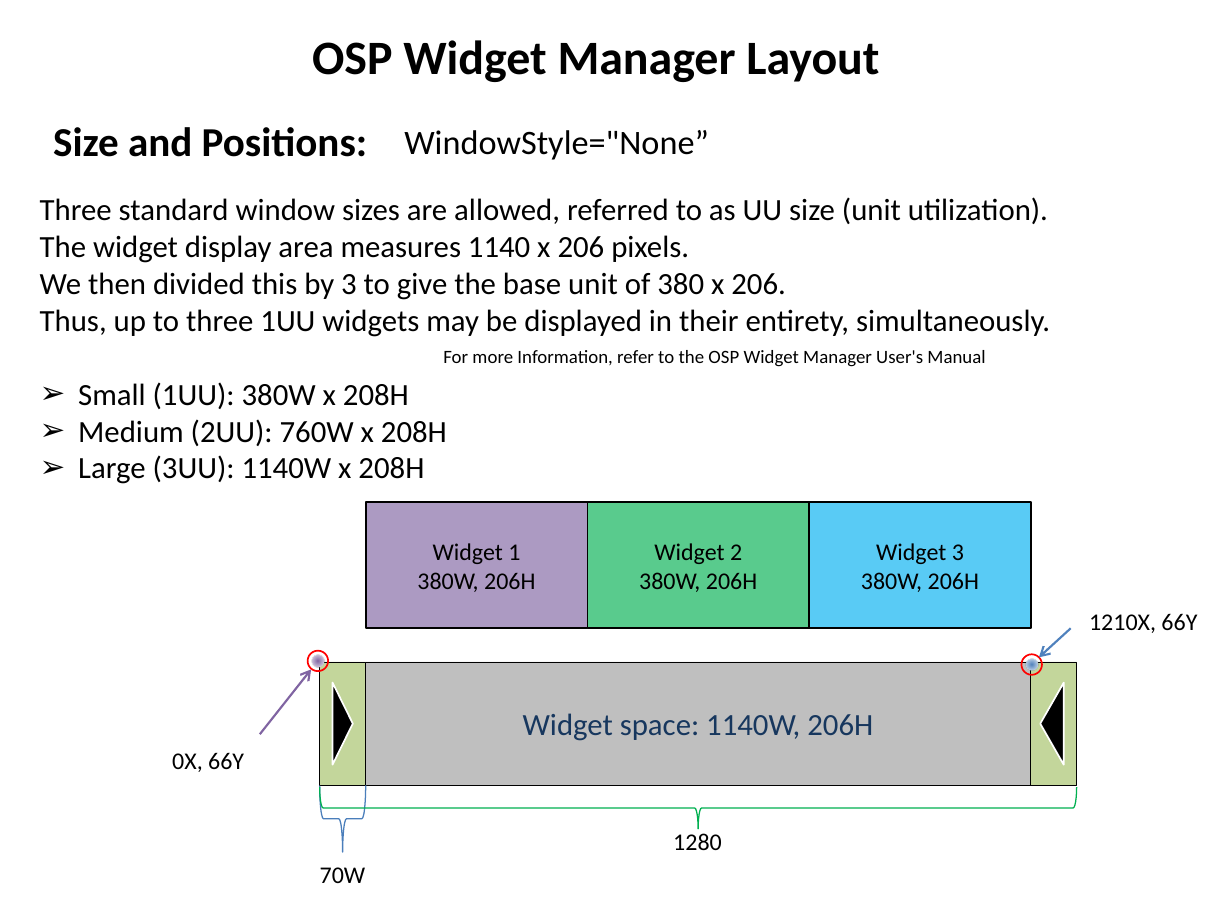
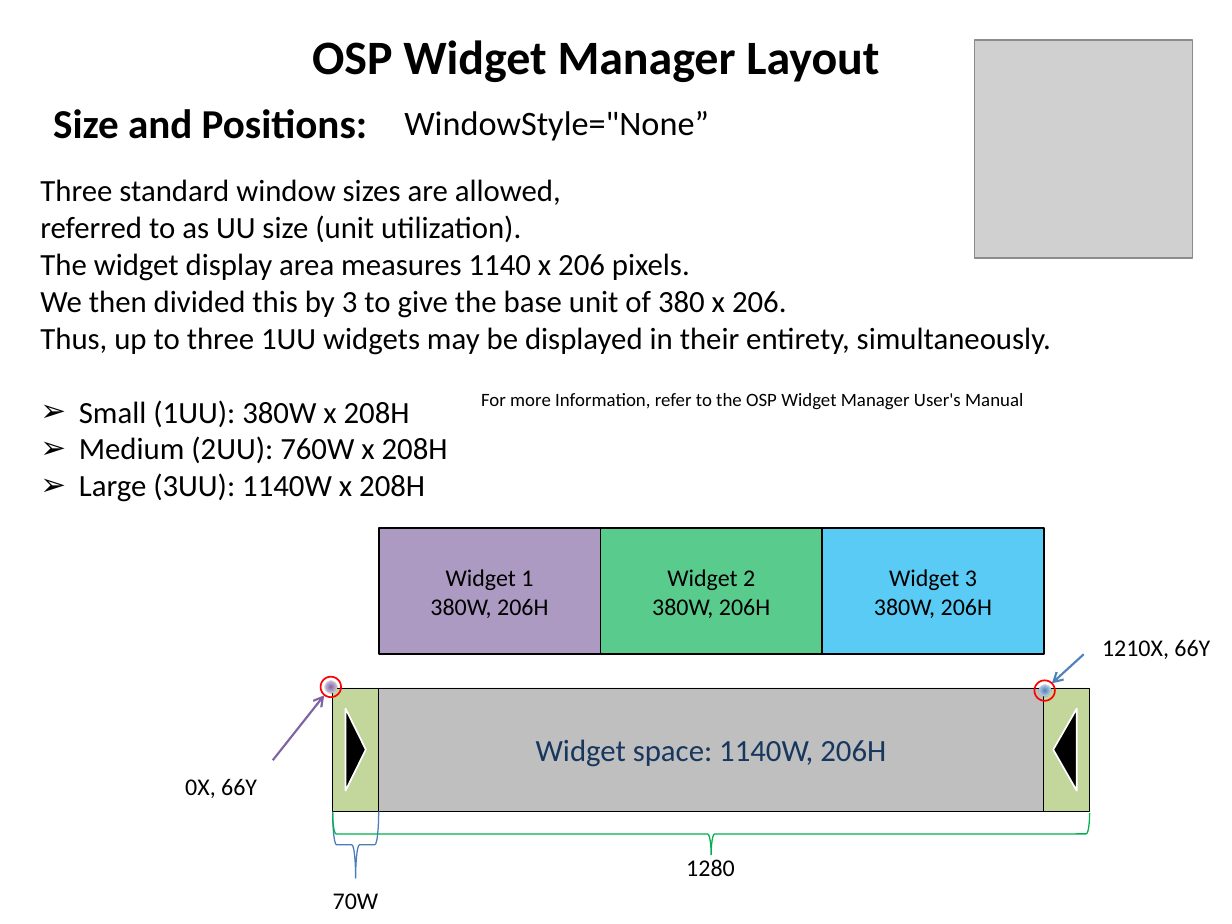
Before and after one commit to OkumaAmerica/Open-API-SDK, a slide deck: slide 1 of Documentation/19inch_control_layout.pptx. Drawn at 1232x924 pixels with LibreOffice and Linux fonts; fonts in the diff are those of the drawing; grey boxes stand for pictures. Boxes give left, top, right and bottom in pixels: in the first picture for what was removed or moved away, otherwise in the second. Text is boxed around its words. In the diff, an @@ line names an element or a change of style, - is before the commit and + after.

```diff
--- a/Documentation/19inch_control_layout.pptx
+++ b/Documentation/19inch_control_layout.pptx
@@ picture added at (975, 39, 1193, 257) @@
@@ text "Size and Positions:": place and size @@
-text "Size and Positions:" at (53, 127, 367, 157)
+text "Size and Positions:" at (53, 109, 367, 139)
@@ text "WindowStyle="None”": place and size @@
-text "WindowStyle="None”" at (404, 130, 709, 160)
+text "WindowStyle="None”" at (404, 111, 709, 141)
@@ text "Three standard window sizes are ...": place and size @@
-text "Three standard window sizes are ..." at (40, 197, 1050, 484)
+text "Three standard window sizes are ..." at (40, 179, 1051, 502)
@@ text at (40, 179, 561, 242): text changed @@
-Three standard window sizes are allowed, referred to as UU size (unit utilization).
+Three standard window sizes are allowed,
+referred to as UU size (unit utilization).
@@ text "For more Information, refer to ...": place and size @@
-text "For more Information, refer to ..." at (443, 350, 985, 367)
+text "For more Information, refer to ..." at (481, 393, 1023, 410)
@@ 3 rectangles, 2 left braces, 1 text, 1 triangle, 1 ellipse, 1 arrow: place and size @@
-3 rectangles, 2 left braces, 1 text, 1 triangle, 1 ellipse, 1 arrow at (319, 503, 1197, 852)
+3 rectangles, 2 left braces, 1 text, 1 triangle, 1 ellipse, 1 arrow at (333, 529, 1210, 878)
@@ 3 rectangles, 3 texts, 1 triangle, 1 arrow, 1 ellipse: place and size @@
-3 rectangles, 3 texts, 1 triangle, 1 arrow, 1 ellipse at (172, 503, 1064, 883)
+3 rectangles, 3 texts, 1 triangle, 1 arrow, 1 ellipse at (185, 529, 1077, 909)
```
Also in this commit, not shown: 34 other files.
